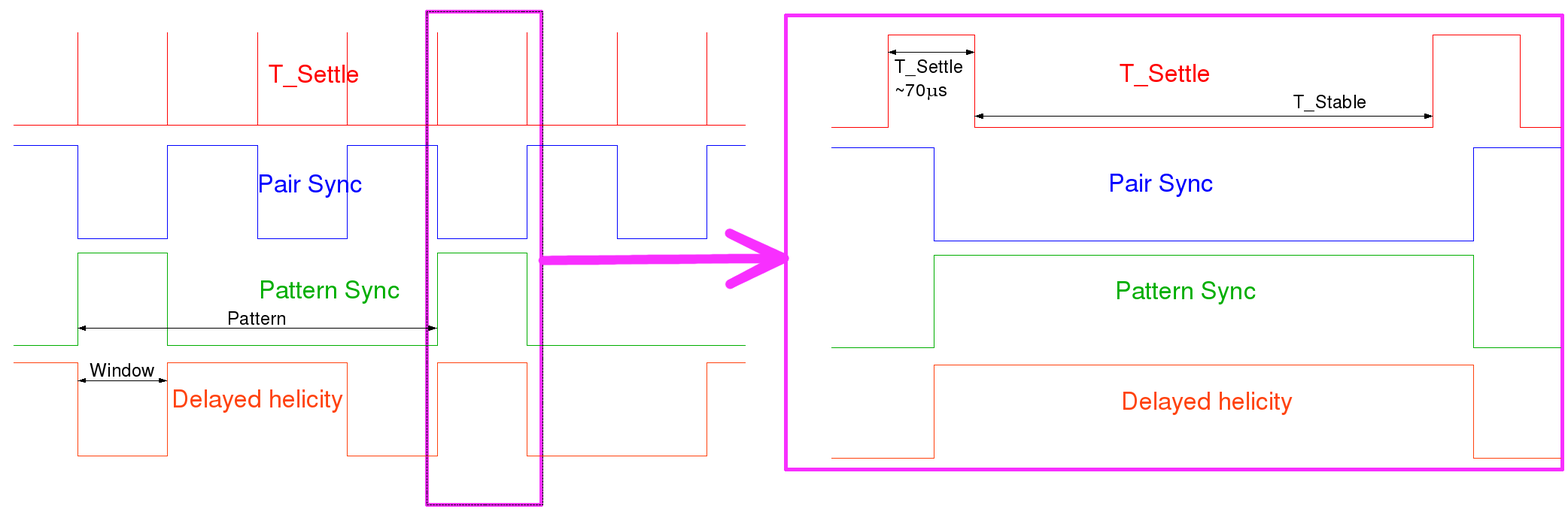
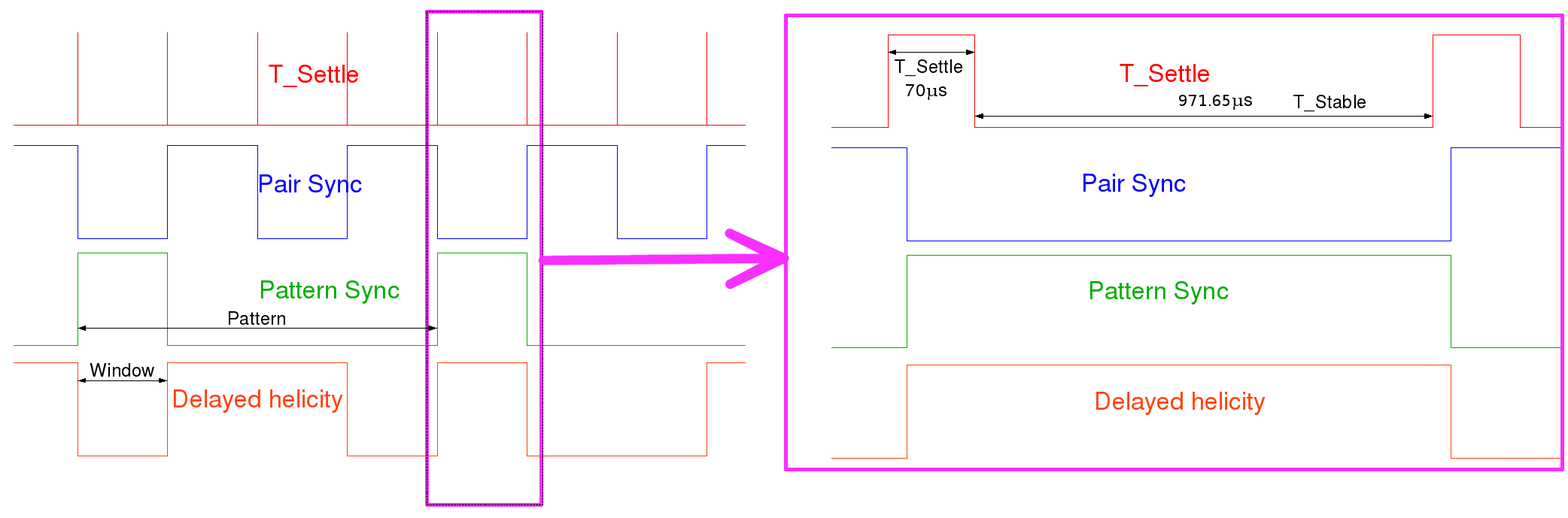
Layer changes from the first (1568, 518) image to the second:
added layer "被粘贴的图层 #2" above "被粘贴的图层 #1" over left=906, top=147, right=1551, bottom=459
added layer "被粘贴的图层 #1" above "Arrow" over left=1231, top=96, right=1252, bottom=111
added layer "971.65" above "被粘贴的图层" over left=1179, top=94, right=1230, bottom=107
painted on "被粘贴的图层" over left=895, top=85, right=1562, bottom=459
